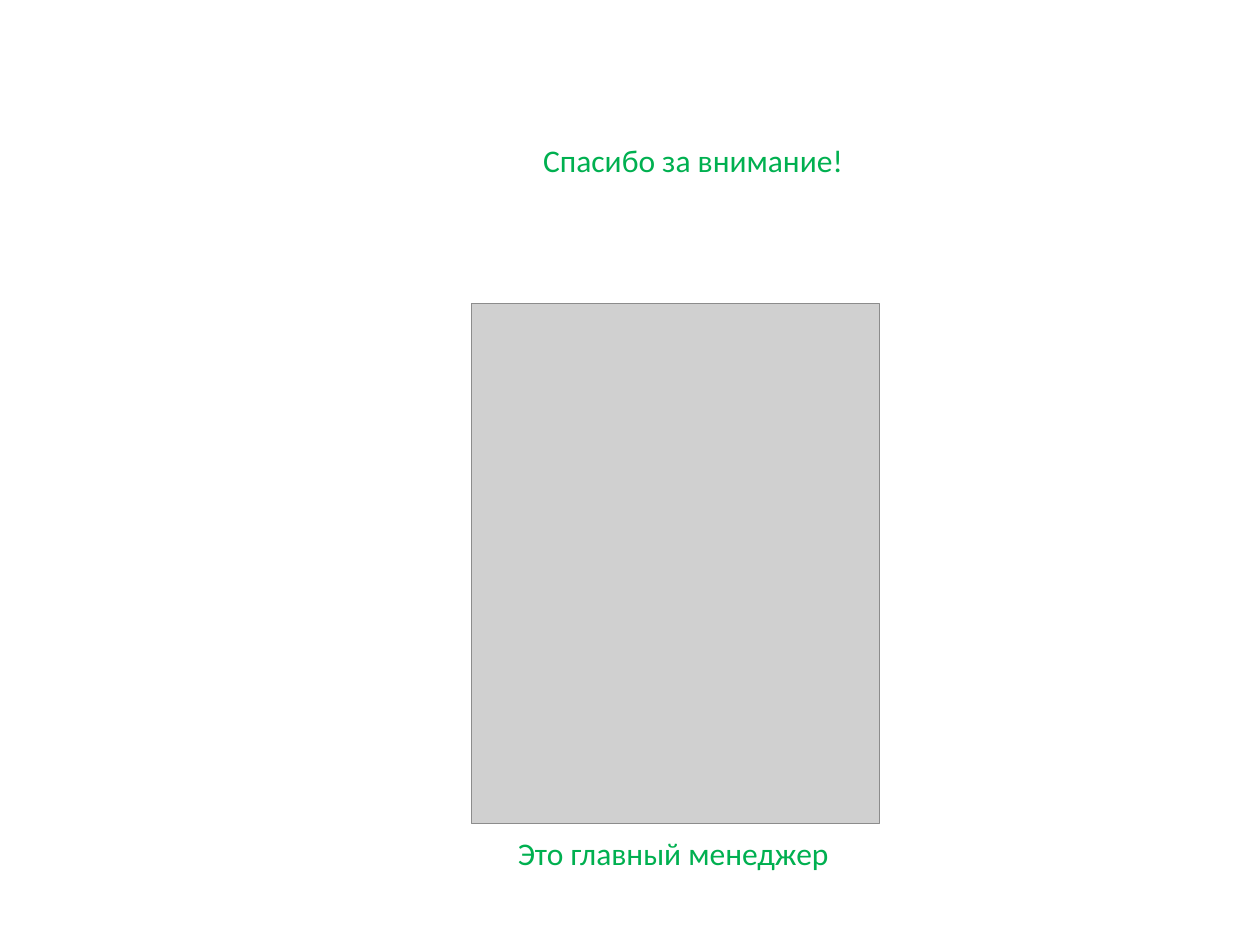
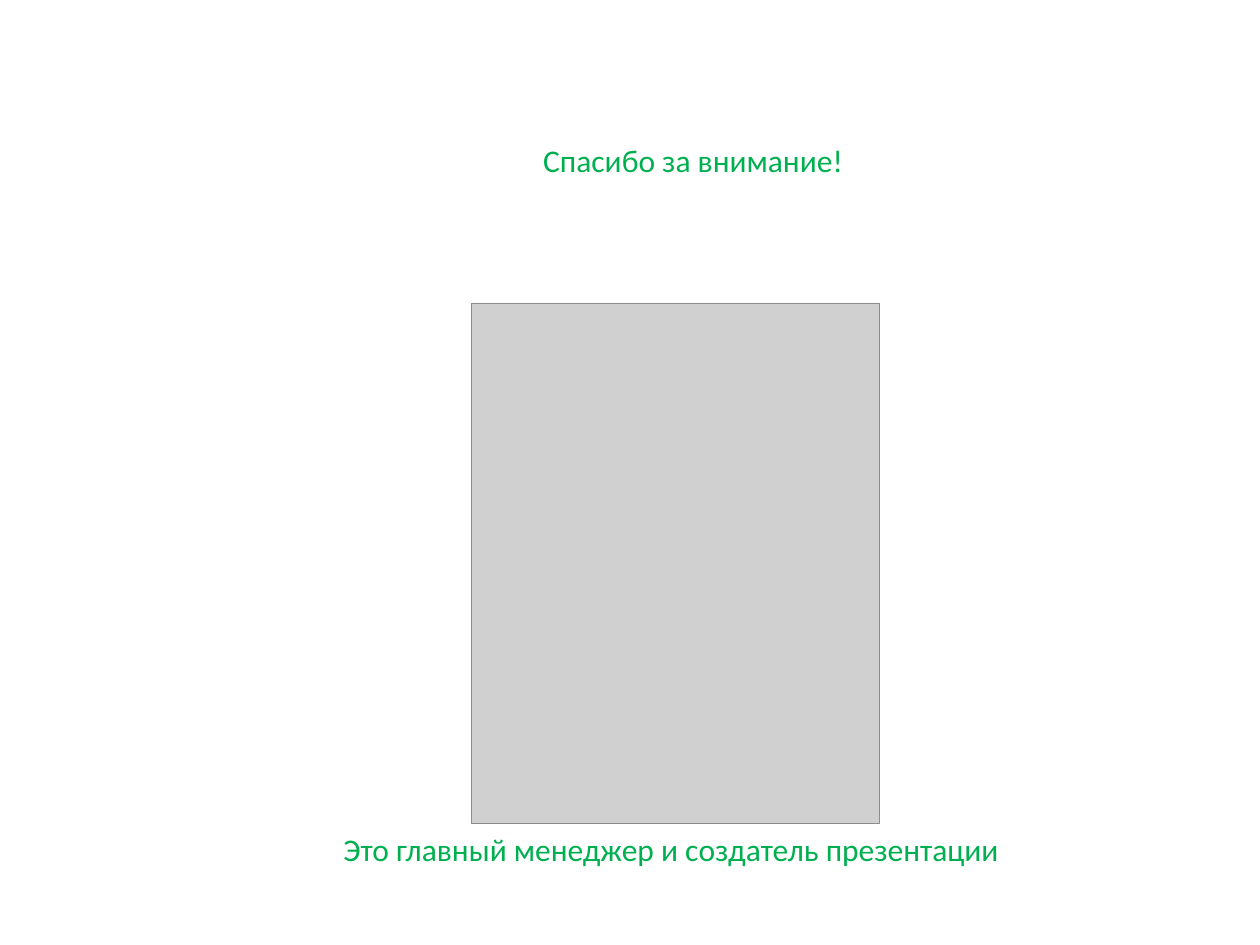
Before and after one commit to BearRocker/BomberMan, a slide deck: slide 5 of bomber.pptx. Drawn at 1260x945 pixels with LibreOffice and Linux fonts; fonts in the diff are those of the drawing; grey boxes stand for pictures; background and template pictures are left out. Boxes give left, top, right and bottom in pixels: in the first picture for what was removed or moved away, otherwise in the second. Text is boxed around its words. In the diff, an @@ line names an element or a change of style, - is before the commit and + after.

Commit message:
Version: 1.01

```diff
--- a/bomber.pptx
+++ b/bomber.pptx
@@ text at (343,839,999,867): text changed @@
-Это главный менеджер
+Это главный менеджер и создатель презентации
```
